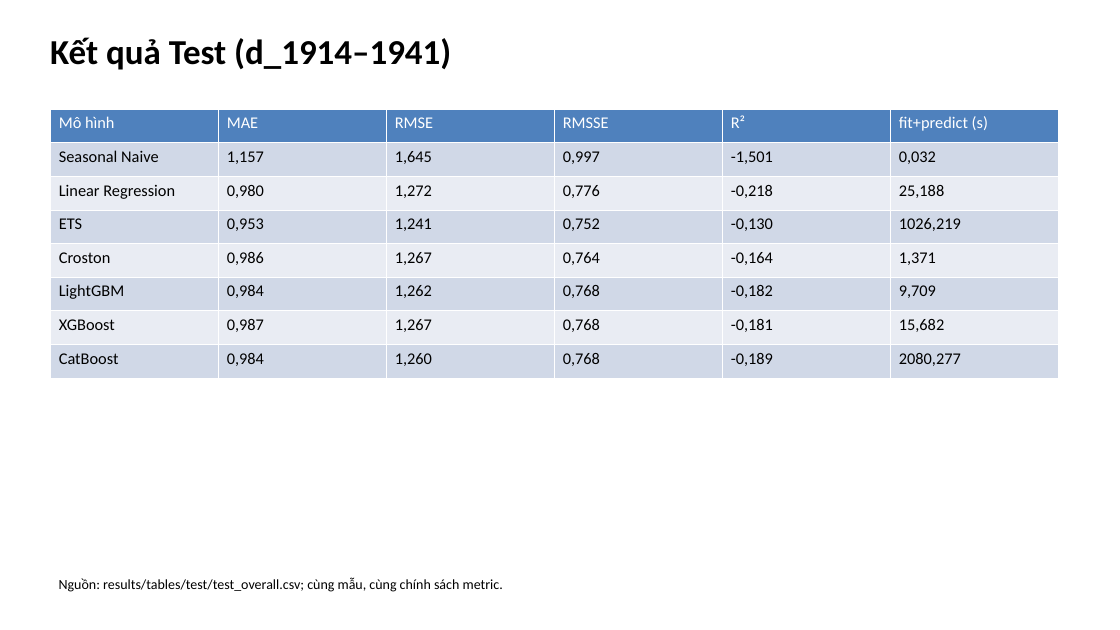
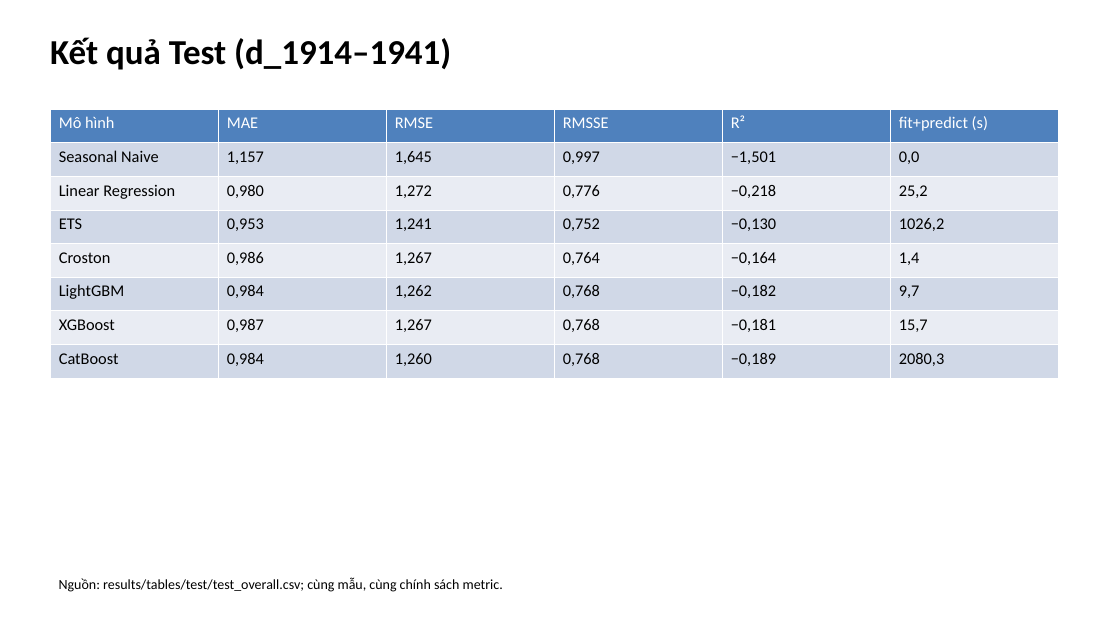
Before and after one commit to haiphamt/IS403.R11-M5-Competition, a slide deck: slide 10 of report/slides/m5_nhom6.pptx. Drawn at 1120x630 pixels with LibreOffice and Linux fonts; fonts in the diff are those of the drawing. Boxes give left, top, right and bottom in pixels: in the first picture for what was removed or moved away, otherwise in the second. Text is boxed around its words. In the diff, an @@ line names an element or a change of style, - is before the commit and + after.

```diff
--- a/report/slides/m5_nhom6.pptx
+++ b/report/slides/m5_nhom6.pptx
@@ table at <box>50,109,1059,378</box> @@
-row 2, column 5: -1,501
+row 2, column 5: −1,501
-row 2, column 6: 0,032
+row 2, column 6: 0,0
-row 3, column 5: -0,218
+row 3, column 5: −0,218
-row 3, column 6: 25,188
+row 3, column 6: 25,2
-row 4, column 5: -0,130
+row 4, column 5: −0,130
-row 4, column 6: 1026,219
+row 4, column 6: 1026,2
-row 5, column 5: -0,164
+row 5, column 5: −0,164
-row 5, column 6: 1,371
+row 5, column 6: 1,4
-row 6, column 5: -0,182
+row 6, column 5: −0,182
-row 6, column 6: 9,709
+row 6, column 6: 9,7
-row 7, column 5: -0,181
+row 7, column 5: −0,181
-row 7, column 6: 15,682
+row 7, column 6: 15,7
-row 8, column 5: -0,189
+row 8, column 5: −0,189
-row 8, column 6: 2080,277
+row 8, column 6: 2080,3
```
Also in this commit, not shown: 2 other slides changed, 2 other files.
